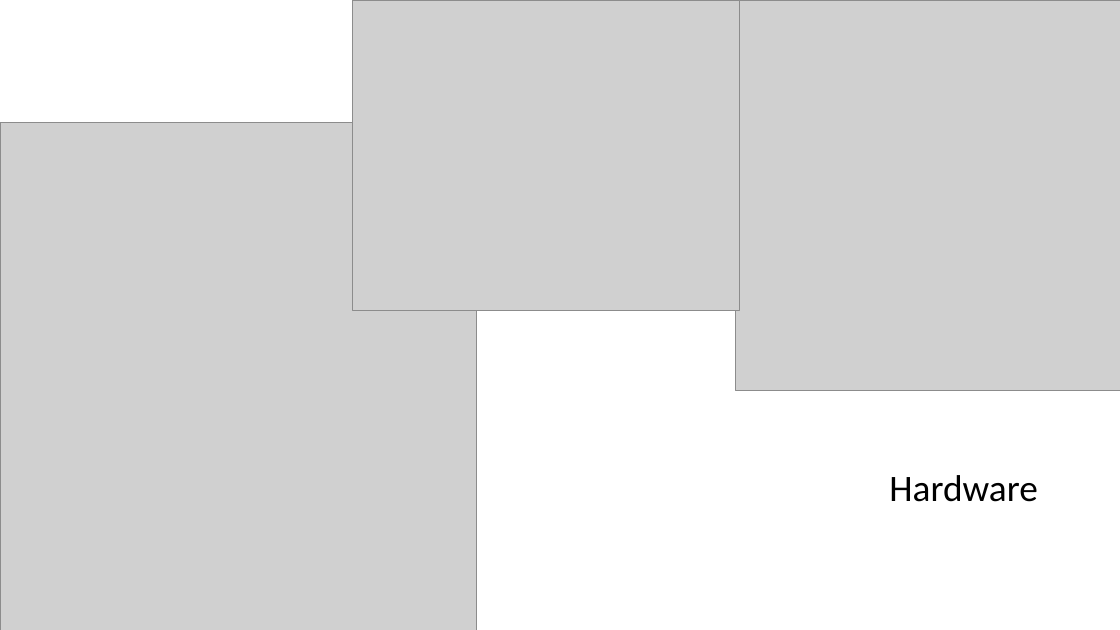
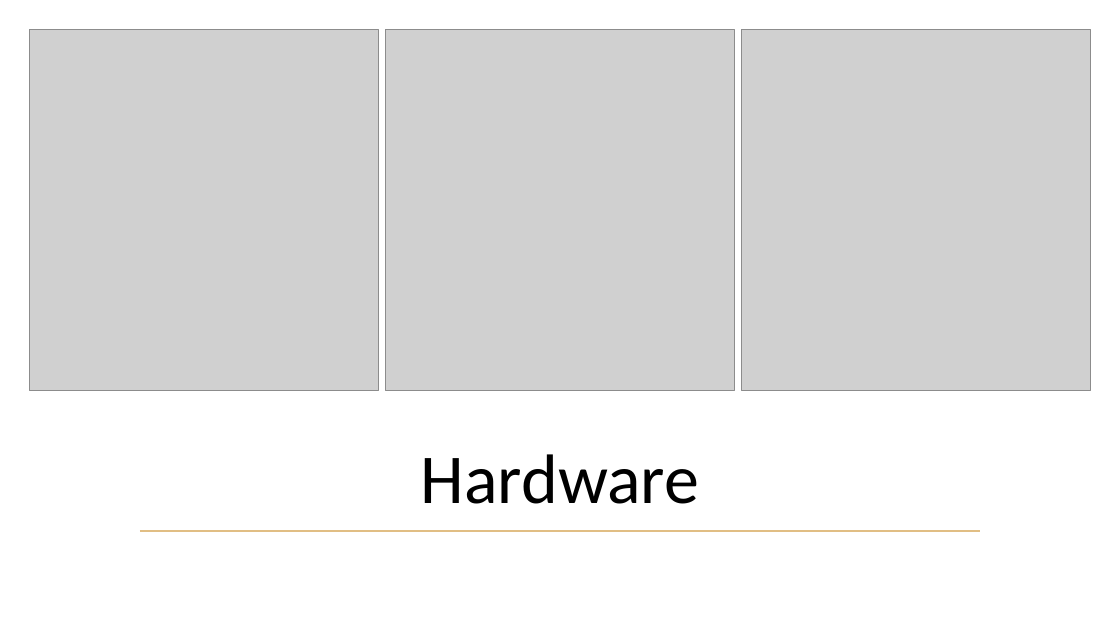
Before and after one commit to mpas97/LEDtrix, a slide deck: slide 5 of Bericht/Presentation.pptx (slide 4 before the commit). Drawn at 1120x630 pixels with LibreOffice and Linux fonts; fonts in the diff are those of the drawing; grey boxes stand for pictures; background and template pictures are left out. Boxes give left, top, right and bottom in pixels: in the first picture for what was removed or moved away, otherwise in the second. Text is boxed around its words. In the diff, an @@ line names an element or a change of style, - is before the commit and + after.

```diff
--- a/Bericht/Presentation.pptx
+++ b/Bericht/Presentation.pptx
@@ picture: place and size @@
-picture at box(0, 123, 477, 630)
+picture at box(29, 29, 378, 391)
@@ picture: place and size @@
-picture at box(736, 0, 1120, 390)
+picture at box(386, 29, 734, 391)
@@ picture: place and size @@
-picture at box(352, 0, 739, 311)
+picture at box(742, 29, 1091, 391)
@@ title "Hardware": place and size @@
-title "Hardware" at box(889, 475, 1038, 502)
+title "Hardware" at box(421, 454, 699, 504)
@@ title "Hardware" at box(421, 454, 699, 504): size 32 to 60 pt; alignment right to centre; vertical alignment top to bottom @@
@@ line added from (140, 531) to (981, 531), #E1BE84 1.5 pt @@
```
Also in this commit, not shown: 6 other slides changed, 1 slide added, 7 other files.
